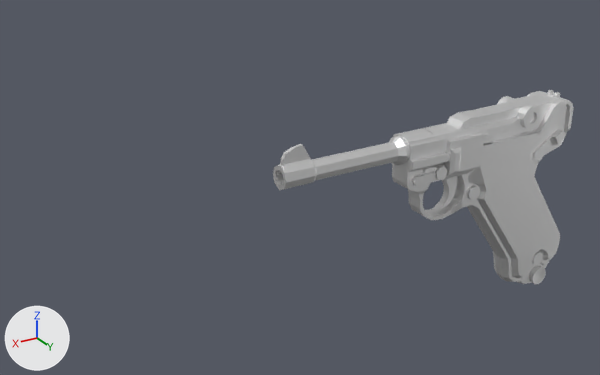
What one commit did to the glTF model base/weapons/9mm/model.glb.
Before and after are seen from a camera (50 mm lens) standing at (42.5, 32.4, 24.1) and looking at (21.7, -2.3, 6.8). The lights are fixed; the arrows at lower left show +X, +Y and +Z. Where no turn or scale is listed for an object, it has been applied to the vertices. Vertices at the same position are counted once.

Objects in the first picture: 'Luger'.
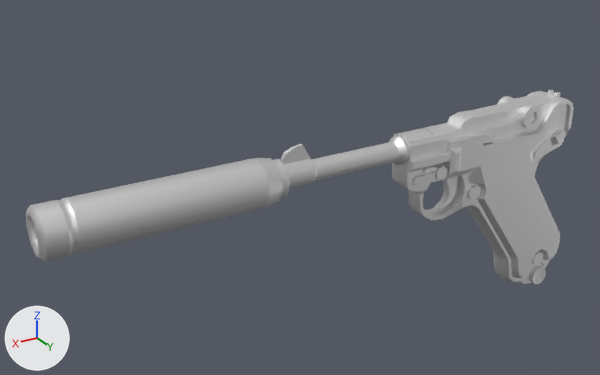
Where the newer file only moved an object's origin or applied its transform, the numbers keep the older frame.

What differs and where, as boxes (x1, y1, x2, y2) in the pictures (600 x 375 px):
'Luger', reshaped (82% wider): before (273, 90, 573, 284); after (26, 90, 574, 284)
part 1 of me_luger_003, added: after (26, 158, 290, 261)

The change in detail:
me_luger_003 is used by ob_luger; location (9.34, 0.0, 4.06).
me_luger_003 had 1463 vertices, 2729 faces and spanned x -4.9..14.9, y -1.2..1.3, z -6.1..6.1.
me_luger_003 now has 1577 vertices, 2953 faces and spans x -4.9..26.7, y -1.3..1.3, z -6.2..6.1.
me_luger_003 part 1: a new loose piece of 112 vertices spanning x 14.8..26.7, y -1.3..1.2, z 3.4..5.9, in mat_weapons_9mm_texture (white #e7e7e7).
